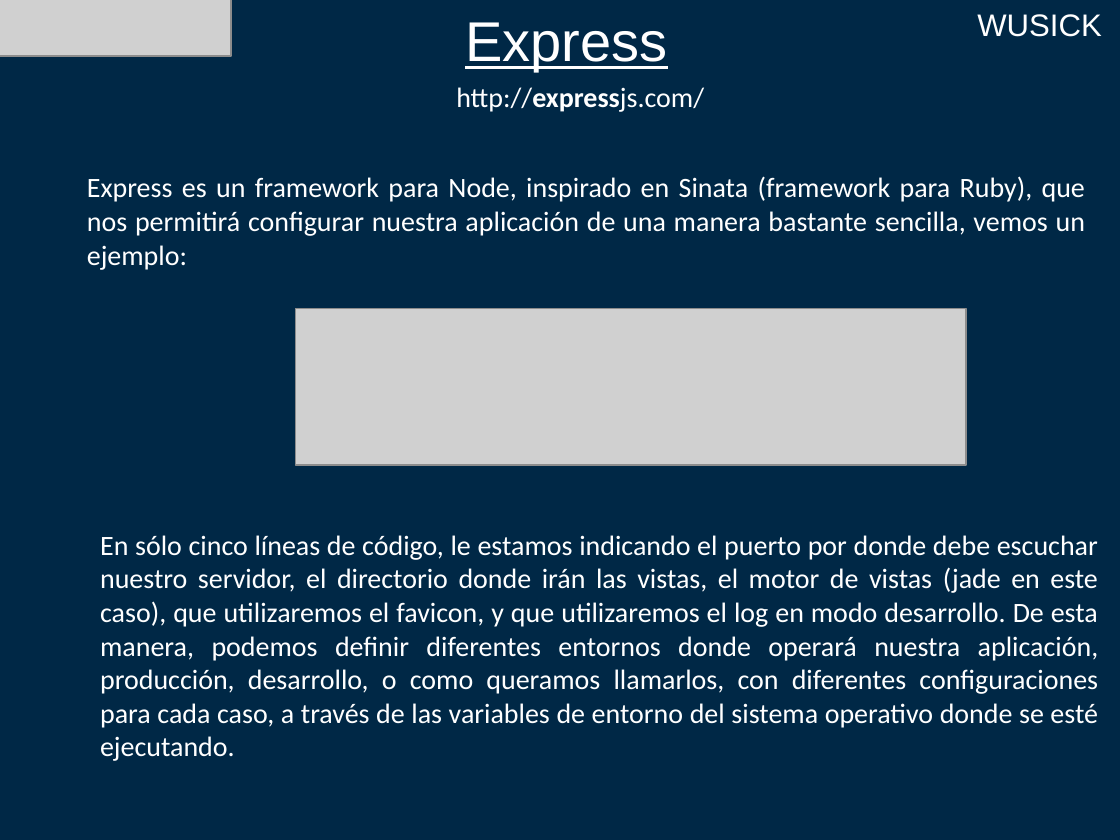
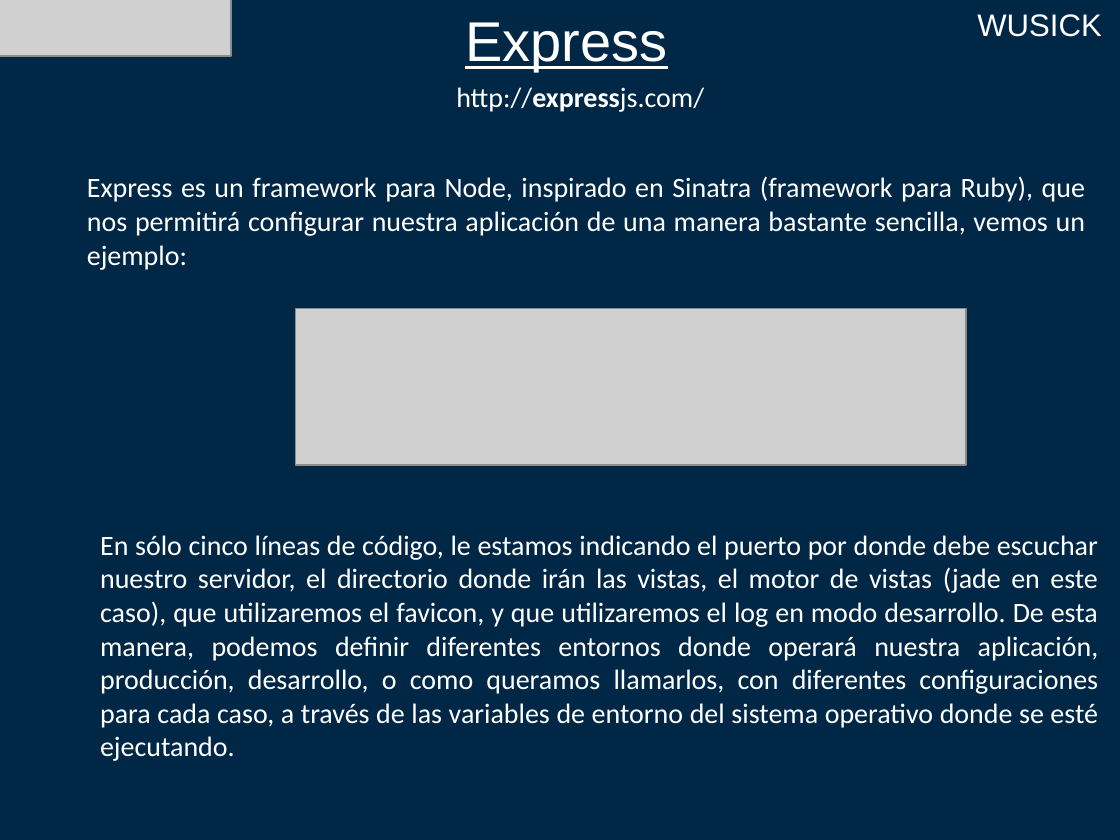
Before and after one commit to jha86/pptWusick, a slide deck: slide 13 of PresentacionWusick.pptx. Drawn at 1120x840 pixels with LibreOffice and Linux fonts; fonts in the diff are those of the drawing; grey boxes stand for pictures. Boxes give left, top, right and bottom in pixels: in the first picture for what was removed or moved away, otherwise in the second. Text is boxed around its words. In the diff, an @@ line names an element or a change of style, - is before the commit and + after.

Commit message:
Corregido nombre del framework Sinata -> Sinatra

```diff
--- a/PresentacionWusick.pptx
+++ b/PresentacionWusick.pptx
@@ text at (x1=87, y1=176, x2=1085, y2=270): text changed @@
-Express es un framework para Node, inspirado en Sinata (framework para Ruby), que nos permitirá configurar nuestra aplicación de una manera bastante sencilla, vemos un ejemplo:
+Express es un framework para Node, inspirado en Sinatra (framework para Ruby), que nos permitirá configurar nuestra aplicación de una manera bastante sencilla, vemos un ejemplo:
```
